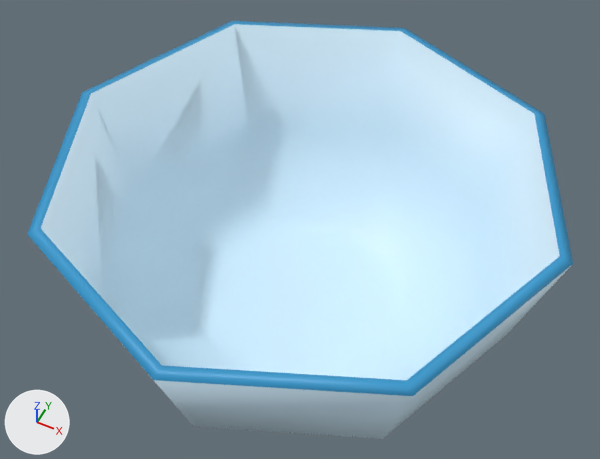
A saved change to the glTF model Models/Tools/Bowl.glb.
One viewpoint serves both versions: a camera (50 mm lens) standing at (0.144, -0.292, 0.444) and looking at (-0.005, 0.006, 0.072). Lighting does not change. The marker at lower left points along +X, +Y and +Z. Where no turn or scale is listed for an object, it has been applied to the vertices.

In view in the first picture: 'Bowl'.
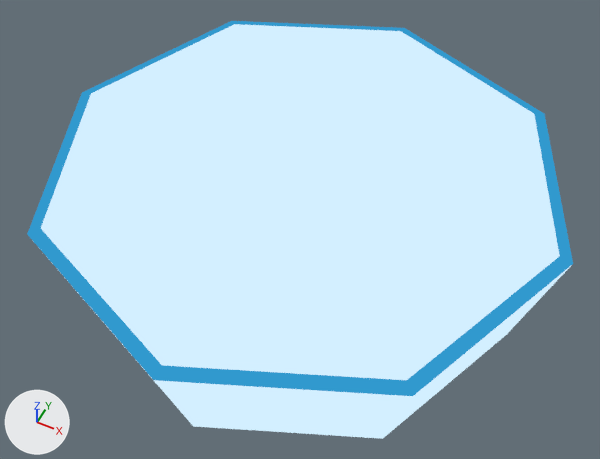
Pixel boxes (x1, y1, x2, y2) of what changed, in the pictures (600 x 459 px):
'Bowl', recoloured
    both: (27, 21, 573, 439)

The change, as a list of edits to the scene's bpy script:
```text
Add mat_utensils:
    mat_utensils = bpy.data.materials.new('Utensils')
    # nodes: BsdfTransparent, Emission, LightPath, MixShader, OutputMaterial, VertexColor
Change me_sphere_018:
    where me_sphere_018.from_pydata(...)  # 72 vertices, 140 faces; spans x -0.147..0.147, y -0.147..0.147, z 0.0..0.131
    remove me_sphere_018.materials.append(mat_defaultmaterial)
    add me_sphere_018.materials.append(mat_utensils)
```
